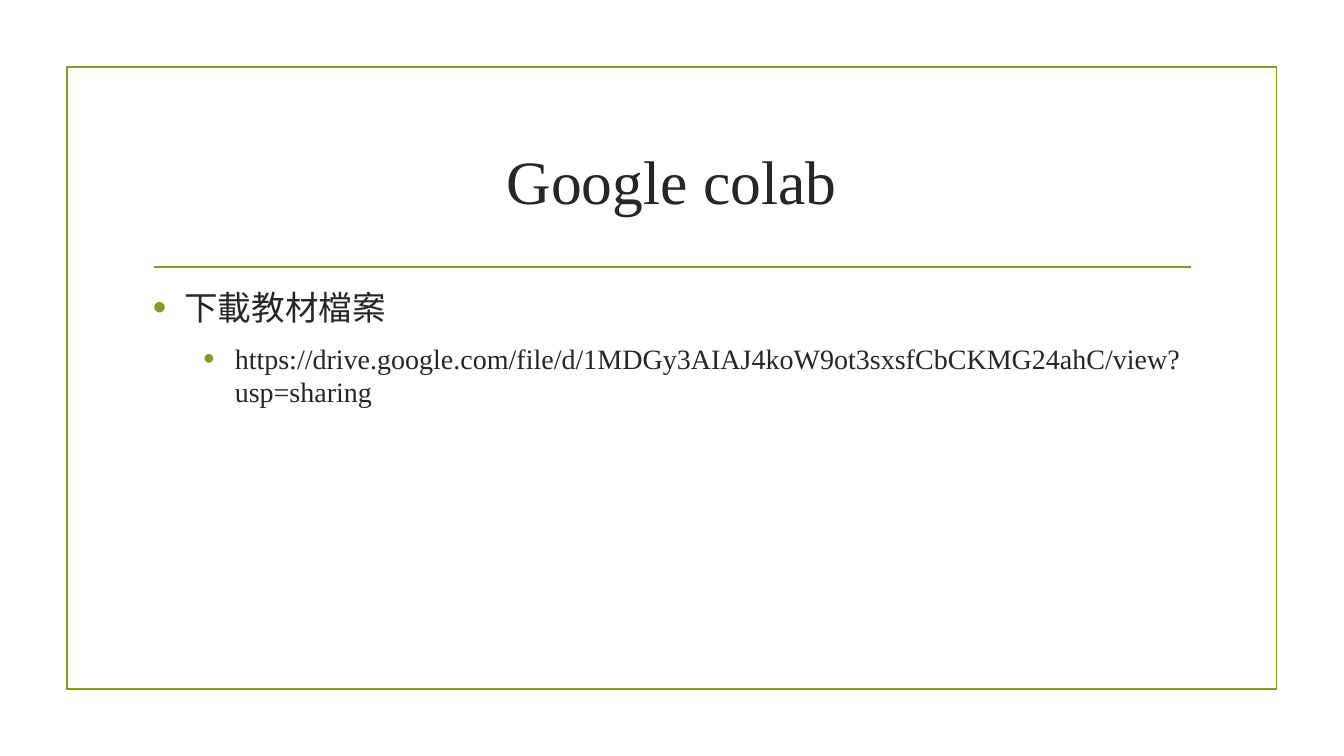
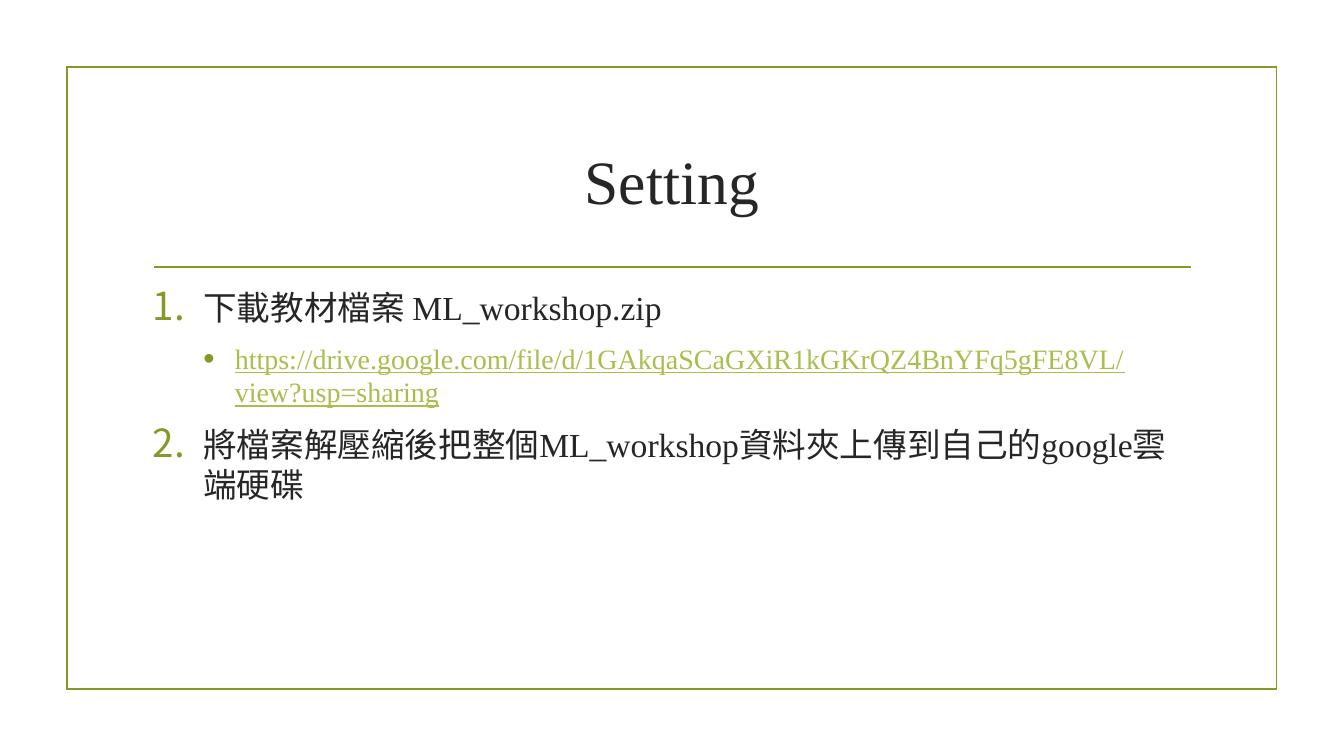
Before and after one commit to gama79530/ML_workshop, a slide deck: slide 4 of ML_workshop.pptx (slide 5 before the commit). Drawn at 1344x756 pixels with LibreOffice and Linux fonts; fonts in the diff are those of the drawing; background and template pictures are left out. Boxes give left, top, right and bottom in pixels: in the first picture for what was removed or moved away, otherwise in the second. Text is boxed around its words. In the diff, an @@ line names an element or a change of style, - is before the commit and + after.

Commit message:
powerpoint update

```diff
--- a/ML_workshop.pptx
+++ b/ML_workshop.pptx
@@ title at [585,163,759,216]: text changed @@
-Google colab
+Setting
@@ text at [203,291,1166,465]: text changed; text colour #262626 to #A8BF4D @@
-• 下載教材檔案
-  • https://drive.google.com/file/d/1MDGy3AIAJ4koW9ot3sxsfCbCKMG24ahC/view?usp=sharing
+1. 下載教材檔案 ML_workshop.zip
+  • https://drive.google.com/file/d/1GAkqaSCaGXiR1kGKrQZ4BnYFq5gFE8VL/view?usp=sharing
+2. 將檔案解壓縮後把整個ML_workshop資料夾上傳到自己的google雲端硬碟
```
Also in this commit, not shown: 1 other slide changed, 3 slides added, 1 slide removed, 1 other file.
